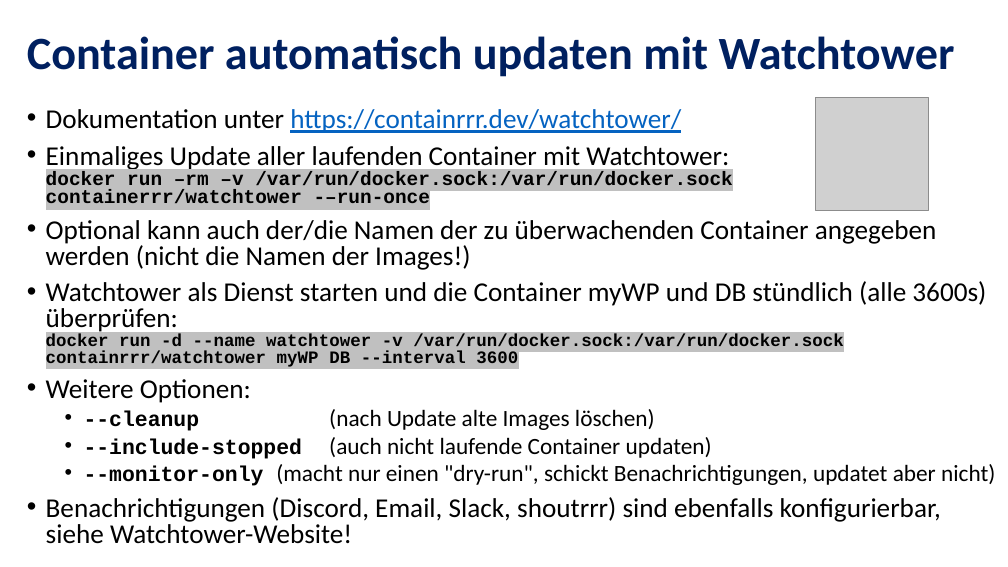
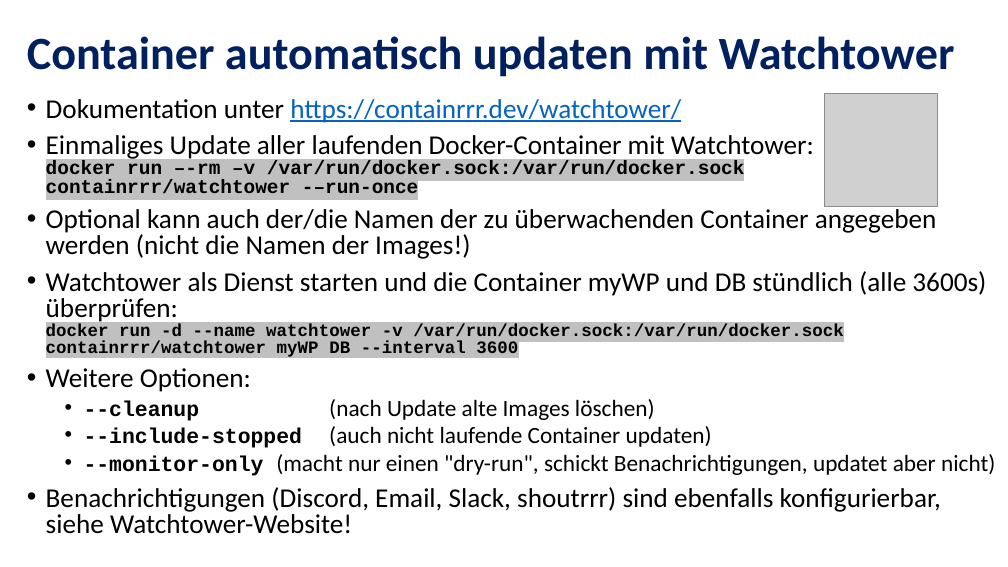
Before and after one commit to MickyRoth/Presentations, a slide deck: slide 37 of Docker.pptx. Drawn at 1008x567 pixels with LibreOffice and Linux fonts; fonts in the diff are those of the drawing; grey boxes stand for pictures; background and template pictures are left out. Boxes give left, top, right and bottom in pixels: in the first picture for what was removed or moved away, otherwise in the second. Text is boxed around its words. In the diff, an @@ line names an element or a change of style, - is before the commit and + after.

```diff
--- a/Docker.pptx
+++ b/Docker.pptx
@@ text "Dokumentation unter https://containrrr.dev/watchtower/": place and size @@
-text "Dokumentation unter https://containrrr.dev/watchtower/" at bbox=[46, 109, 995, 544]
+text "Dokumentation unter https://containrrr.dev/watchtower/" at bbox=[46, 99, 995, 534]
@@ picture: place and size @@
-picture at bbox=[816, 98, 929, 211]
+picture at bbox=[824, 94, 937, 207]
@@ text at bbox=[46, 135, 814, 193]: text changed @@
-• Einmaliges Update aller laufenden Container mit Watchtower:
-  docker run –rm –v /var/run/docker.sock:/var/run/docker.sock containerrr/watchtower -–run-once
+• Einmaliges Update aller laufenden Docker-Container mit Watchtower:
+  docker run –-rm –v /var/run/docker.sock:/var/run/docker.sock containrrr/watchtower -–run-once
```
Also in this commit, not shown: 1 other slide changed.
